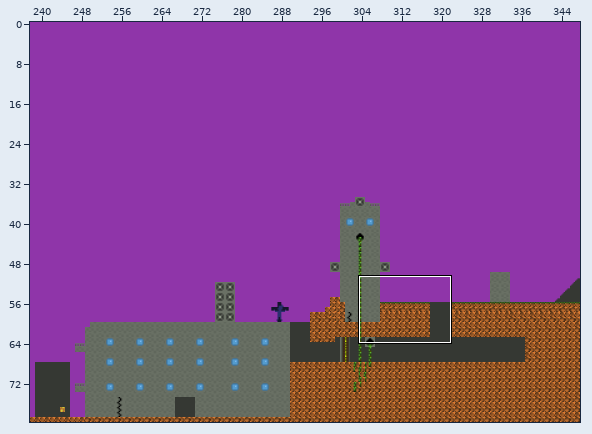
Two versions of a level (Tiled map, bin/TileMap/Level5.tmx). Above, an overview of the earlier version with the close-up marked.
Close-up. As it was:
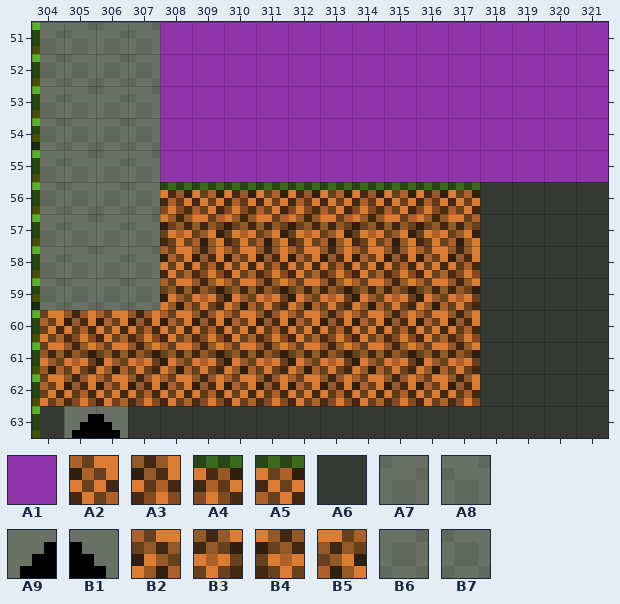
Cells are 16x16 px. Shown: x 304..321, y 51..63. The commit also changed other parts of the map, which this record leaves out.
Key: from "SpaceTilesV1": A1 1, A2 2, A3 3, A4 4, A5 5, A6 12, A7 20, A8 21, A9 26, B1 27, B2 34, B3 35, B4 36, B5 37, B6 52, B7 53.
__ is an empty cell, ## one hidden under a higher layer.
Layers that did not change in this view are not listed.
Layer "FarBackGround" before, first column x 304:
51 ## ## ## ## A1 A1 A1 ## ## ## ## ## ## ## A1 A1 A1 A1
52 ## ## ## ## A1 A1 A1 ## ## ## ## ## ## ## A1 A1 A1 A1
53 ## ## ## ## A1 A1 A1 ## ## ## ## ## ## ## A1 A1 A1 A1
54 ## ## ## ## A1 A1 A1 ## ## ## ## ## ## ## A1 A1 A1 A1
55 ## ## ## ## A1 A1 A1 ## ## ## ## ## ## ## A1 A1 A1 A1
56 ## ## ## ## ## ## ## ## ## ## ## ## ## ## A6 A6 A6 A6
57 ## ## ## ## ## ## ## ## ## ## ## ## ## ## A6 A6 A6 A6
58 ## ## ## ## ## ## ## ## ## ## ## ## ## ## A6 A6 A6 A6
59 ## ## ## ## ## ## ## ## ## ## ## ## ## ## A6 A6 A6 A6
60 A2 A3 A2 A3 A2 A3 A2 A3 A2 A3 A2 A3 A2 A3 A6 A6 A6 A6
61 B2 B3 B2 B3 B2 B3 B2 B3 B2 B3 B2 B3 B2 B3 A6 A6 A6 A6
62 A2 A3 A2 A3 A2 A3 A2 A3 A2 A3 A2 A3 A2 A3 A6 A6 A6 A6
63 A6 A9 B1 A6 A6 A6 A6 A6 A6 A6 A6 A6 A6 A6 A6 A6 A6 A6
Layer "BackGround" before, first column x 304:
51 __ __ __ __ __ __ __ A1 A1 A1 A1 A1 A1 A1 __ __ __ __
52 __ __ __ __ __ __ __ A1 A1 A1 A1 A1 A1 A1 __ __ __ __
53 __ __ __ __ __ __ __ A1 A1 A1 A1 A1 A1 A1 __ __ __ __
54 __ __ __ __ __ __ __ A1 A1 A1 A1 A1 A1 A1 __ __ __ __
55 __ __ __ __ __ __ __ A1 A1 A1 A1 A1 A1 A1 __ __ __ __
56 __ __ __ __ __ __ __ __ __ __ __ __ __ __ __ __ __ __
57 __ __ __ __ __ __ __ __ __ __ __ __ __ __ __ __ __ __
58 __ __ __ __ __ __ __ __ __ __ __ __ __ __ __ __ __ __
59 __ __ __ __ __ __ __ __ __ __ __ __ __ __ __ __ __ __
60 __ __ __ __ __ __ __ __ __ __ __ __ __ __ __ __ __ __
61 __ __ __ __ __ __ __ __ __ __ __ __ __ __ __ __ __ __
62 __ __ __ __ __ __ __ __ __ __ __ __ __ __ __ __ __ __
63 __ __ __ __ __ __ __ __ __ __ __ __ __ __ __ __ __ __
Layer "WalkingLayer" before, first column x 304:
51 A7 A8 A7 A8 __ __ __ __ __ __ __ __ __ __ __ __ __ __
52 B6 B7 B6 B7 __ __ __ __ __ __ __ __ __ __ __ __ __ __
53 A7 A8 A7 A8 __ __ __ __ __ __ __ __ __ __ __ __ __ __
54 B6 B7 B6 B7 __ __ __ __ __ __ __ __ __ __ __ __ __ __
55 A7 A8 A7 A8 __ __ __ __ __ __ __ __ __ __ __ __ __ __
56 B6 B7 B6 B7 A4 A5 A4 A5 A4 A5 A4 A5 A4 A5 __ __ __ __
57 A7 A8 A7 A8 B4 B5 B4 B5 B4 B5 B4 B5 B4 B5 __ __ __ __
58 A7 A8 A7 A8 A2 A3 A2 A3 A2 A3 A2 A3 A2 A3 __ __ __ __
59 B6 B7 B6 B7 B2 B3 B2 B3 B2 B3 B2 B3 B2 B3 __ __ __ __
60 __ __ __ __ __ __ __ __ __ __ __ __ __ __ __ __ __ __
61 __ __ __ __ __ __ __ __ __ __ __ __ __ __ __ __ __ __
62 __ __ __ __ __ __ __ __ __ __ __ __ __ __ __ __ __ __
63 __ __ __ __ __ __ __ __ __ __ __ __ __ __ __ __ __ __
After the commit:
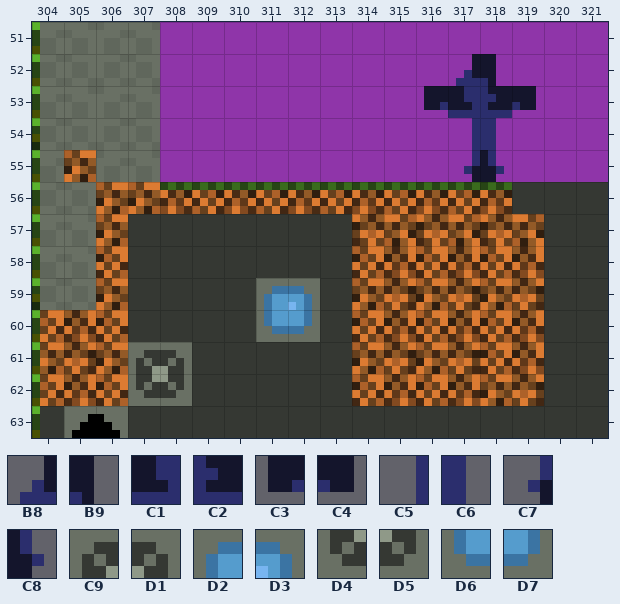
Further tiles: from "Crusified": B8 1, B9 2, C1 9, C2 10, C3 12, C4 15, C5 17, C6 18, C7 25, C8 26; from "SpaceTilesV1": C9 16, D1 17, D2 18, D3 19, D4 48, D5 49, D6 50, D7 51.
Edits made:
Changed rows in their new state; .. is an unchanged cell.
Layer "FarBackGround":
first column x 307:
60 __ __ __ __ __ __ __
61 __ __ __ __ __ __ __
62 __ __ __ __ __ __ __
Layer "BackGround":
first column x 316:
52 .. B8 B9 ..
53 C3 C1 C2 C4
54 .. C5 C6 ..
55 .. C7 C8 ..
Layer "WalkingLayer":
first column x 305:
55 B2 .. .. .. .. .. .. .. .. .. .. .. .. .. ..
56 .. B2 B2 .. .. .. .. .. .. .. .. .. .. A4 ..
57 .. B2 A6 A6 A6 A6 A6 A6 A6 .. .. .. .. B4 B5
58 .. A2 A6 A6 A6 A6 A6 A6 A6 .. .. .. .. A2 A3
59 .. B2 A6 A6 A6 A6 D2 D3 A6 .. .. .. .. B2 B3
60 .. .. A6 A6 A6 A6 D6 D7 A6 .. .. .. .. A2 A3
61 .. .. C9 D1 A6 A6 A6 A6 A6 .. .. .. .. A2 A3
62 .. .. D4 D5 A6 A6 A6 A6 A6 .. .. .. .. B2 B3
Where, in picture pixels (left, top, right, bottom), the same in both close-ups:
changed: (424, 54, 544, 406)
changed: (64, 150, 352, 406)
